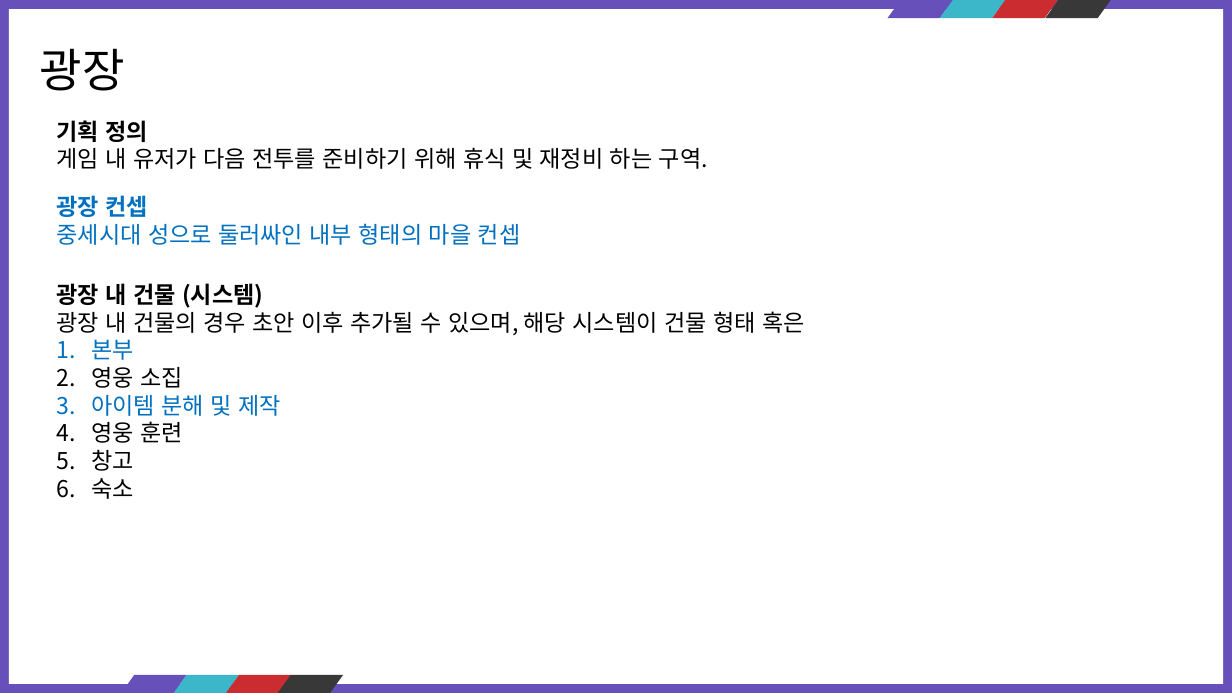
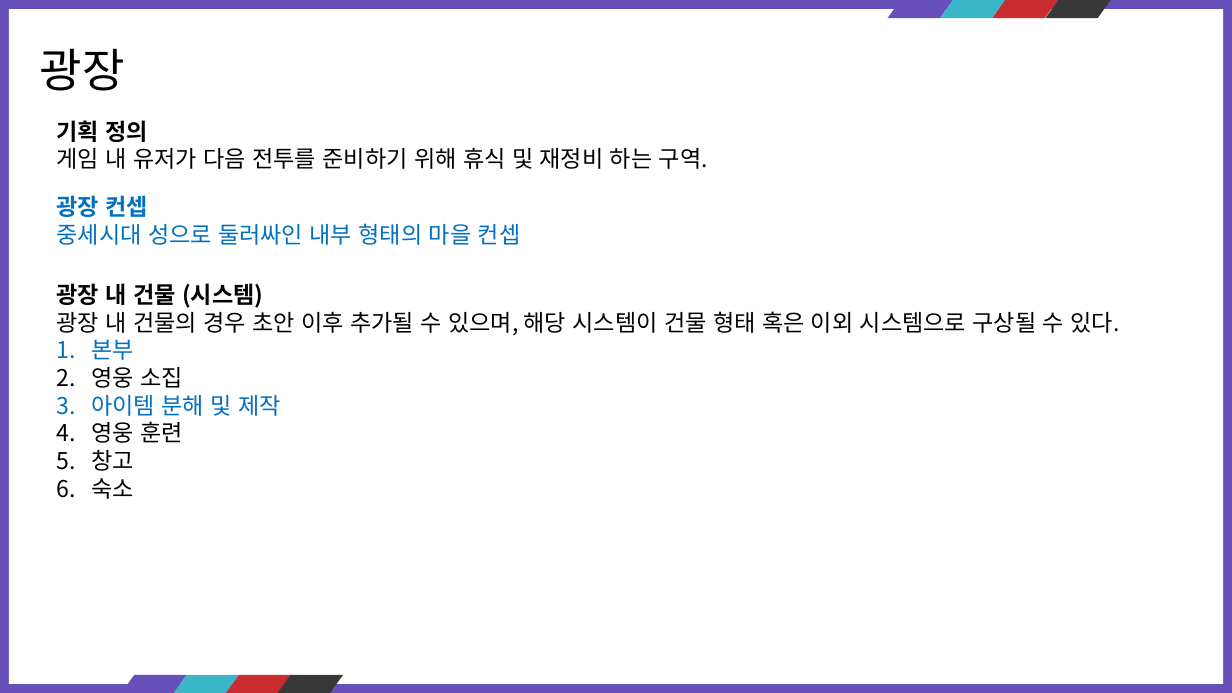
Before and after one commit to kauthor/FluffyDiscatDevelop, a slide deck: slide 4 of Plan/기타문서/기획서/광장 기초 시스템 정리.pptx. Drawn at 1232x693 pixels with LibreOffice and Linux fonts; fonts in the diff are those of the drawing. Boxes give left, top, right and bottom in pixels: in the first picture for what was removed or moved away, otherwise in the second. Text is boxed around its words. In the diff, an @@ line names an element or a change of style, - is before the commit and + after.

```diff
--- a/Plan/기타문서/기획서/광장 기초 시스템 정리.pptx
+++ b/Plan/기타문서/기획서/광장 기초 시스템 정리.pptx
@@ text at (57, 307, 1120, 335): text changed @@
-광장 내 건물의 경우 초안 이후 추가될 수 있으며, 해당 시스템이 건물 형태 혹은
+광장 내 건물의 경우 초안 이후 추가될 수 있으며, 해당 시스템이 건물 형태 혹은 이외 시스템으로 구상될 수 있다.
```
Also in this commit, not shown: 1 other slide changed.
